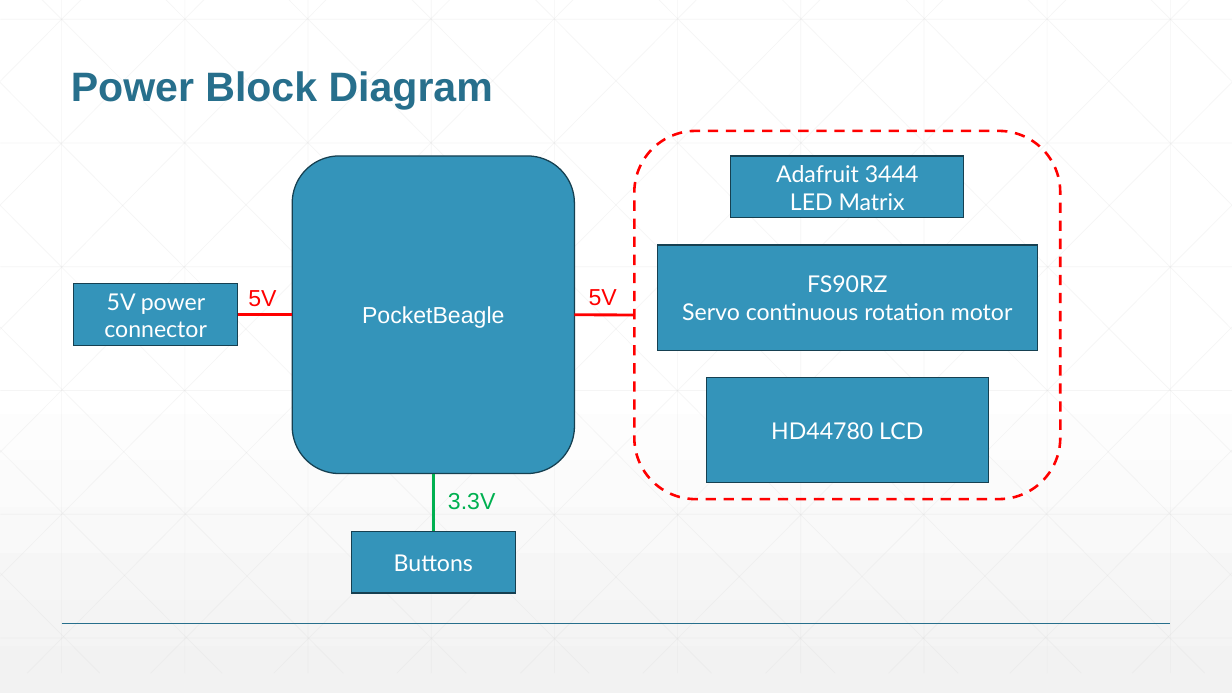
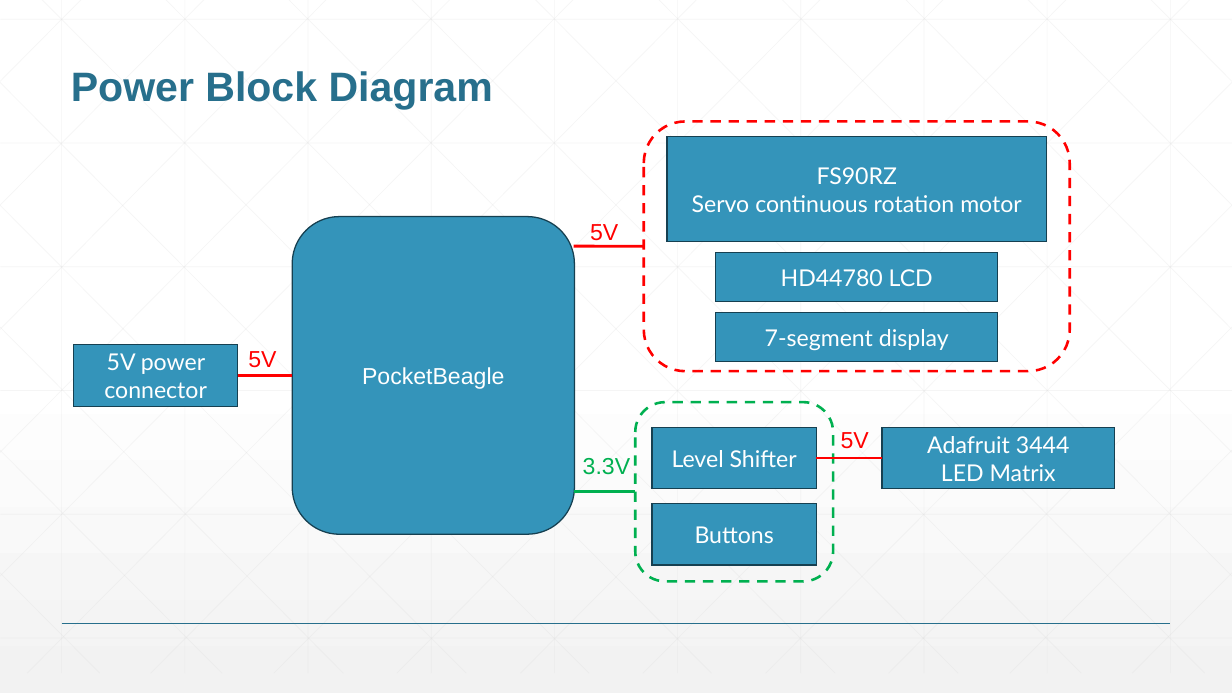
Before and after one commit to est-2/EDES301, a slide deck: slide 9 of project_01/docs/Tucker_EDES301_project_01_proposal.pptx. Drawn at 1232x693 pixels with LibreOffice and Linux fonts; fonts in the diff are those of the drawing. Boxes give left, top, right and bottom in pixels: in the first picture for what was removed or moved away, otherwise in the second. Text is boxed around its words. In the diff, an @@ line names an element or a change of style, - is before the commit and + after.

Commit message:
added 7-segment display and level shifter

```diff
--- a/project_01/docs/Tucker_EDES301_project_01_proposal.pptx
+++ b/project_01/docs/Tucker_EDES301_project_01_proposal.pptx
@@ rounded rectangle resized from (x1=635, y1=131, x2=1061, y2=500) to (x1=644, y1=121, x2=1070, y2=371) @@
@@ rectangle "FS90RZ" moved from (x1=658, y1=245, x2=1038, y2=350) to (x1=667, y1=137, x2=1047, y2=242) @@
@@ text "5V" rewrapped from (x1=589, y1=289, x2=617, y2=306) to (x1=590, y1=224, x2=618, y2=245) @@
@@ line moved from (635, 315) - (575, 315) to (644, 247) - (574, 246) @@
@@ rectangle "HD44780 LCD" resized from (x1=706, y1=377, x2=988, y2=482) to (x1=716, y1=252, x2=998, y2=301) @@
@@ rectangle added at (x1=716, y1=312, x2=998, y2=361), fill #3494BA, outline #174152 1 pt, 18 pt, text #FFFFFF @@
+7-segment display
@@ 1 rounded rectangle, 1 text, 1 rectangle, 1 line moved together from (x1=74, y1=156, x2=574, y2=474) to (x1=74, y1=216, x2=574, y2=534) @@
@@ rounded rectangle added at (x1=636, y1=402, x2=834, y2=581), outline #00B050 2 pt dashed @@
@@ text "3.3V" moved from (x1=448, y1=493, x2=495, y2=510) to (x1=583, y1=458, x2=630, y2=475) @@
@@ rectangle added at (x1=653, y1=427, x2=817, y2=489), fill #3494BA, outline #174152 1 pt, 18 pt, text #FFFFFF @@
+Level Shifter
@@ text added at (x1=841, y1=432, x2=869, y2=449), 18 pt, text #FF0000 @@
+5V
@@ rectangle "Adafruit 3444" moved from (x1=731, y1=156, x2=964, y2=218) to (x1=882, y1=427, x2=1115, y2=489) @@
@@ line added from (882, 458) to (816, 458), #FF0000 2.25 pt @@
@@ line moved from (433, 531) - (433, 473) to (636, 492) - (575, 492) @@
@@ rectangle "Buttons" moved from (x1=351, y1=531, x2=516, y2=593) to (x1=653, y1=504, x2=817, y2=566) @@
```
Also in this commit, not shown: 3 other slides changed, 1 other file.
